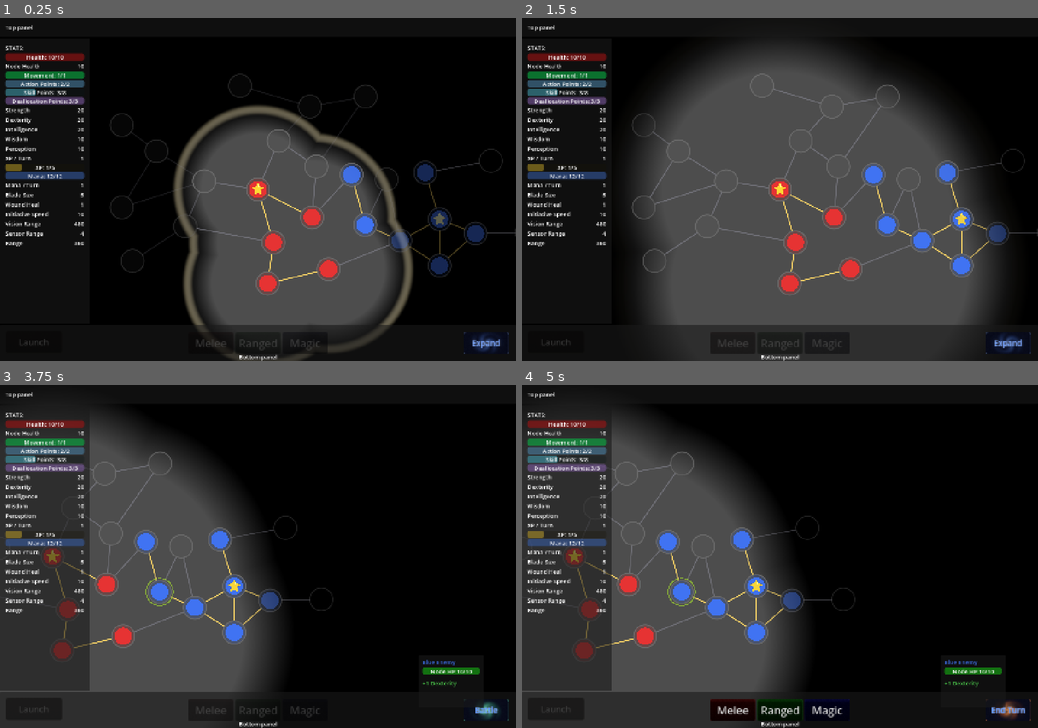
Above: before the commit, frames 1-4 (two rows, left to right).
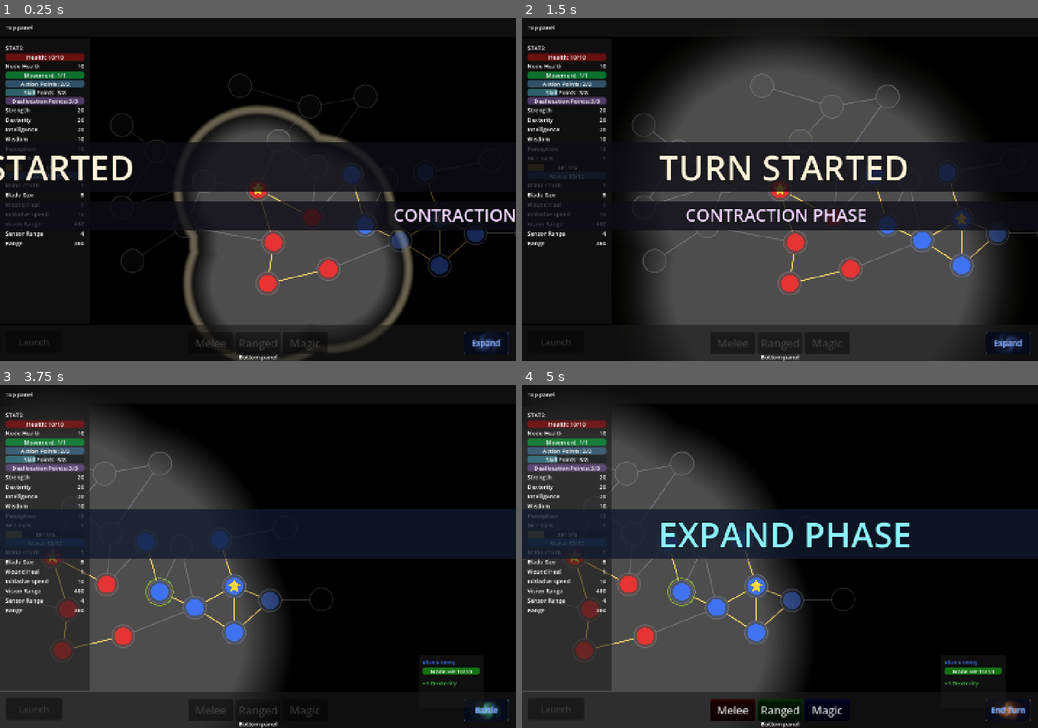
Above: after the commit, the same moments.

Repository: Koaieus/skill-tree-of-life
Game: Godot game, scene res://scenes/dev_sandbox.tscn
Two runs of this game, one before a commit and one after it. Both use one fixed random seed, a clock stepped at 60 frames per second and the inputs below.
Inputs (mouse positions are in pixels of both pictures, inside the frame that each line leads up to):
- Up to frame 1 (0.25 s): no input
- Up to frame 2 (1.5 s): tap Enter at 0.5 s; drag from (780, 189) to (831, 107) at 0.52 s; drag from (800, 141) to (831, 216) at 1.27 s
- Up to frame 3 (3.75 s): hold Right (ui_right) 2.03-2.75 s; tap Ctrl at 2.1 s; click (309, 583) at 2.17 s; drag from (72, 607) to (5, 549) at 2.77 s; click "Expand" at 3.5 s
- Up to frame 4 (5 s): click "Battle" at 4.25 s

The runs differ from the first frame. In frame 1, 10% of the frame differs, in the area x 0-100%, y 36-62%; in frame 2, 15%, in the area x 0-94%, y 36-62%; in frame 3, 12%; in frame 4, 12%.

Commit message:
feat(ui): animated banner system for turn / phase / level-up
BannerLayer + Banner scenes drive a FIFO queue of announcer cards: a
full-width backdrop opens vertically from the band midline (old-TV
turn-on), text slides across over the top, then the backdrop collapses.
Main band slides L→R, sub mirrors R→L. Player-only — AI turns animate
silently.

UIRoot translates TurnManager / Entity signals into BannerRequests
(TURN STARTED / CONTRACTION PHASE folded into one banner since CONTRACT
only ever appears at turn start). Same pass: cancel any active attack
plan on player turn end and gate the end-turn button on
current_entity == player.

Banner + BannerLayer are @tool scenes with inspector Preview buttons so
styling can be tweaked with live visual feedback in the editor.

Co-Authored-By: Claude Opus 4.7 <noreply@anthropic.com>

Diff:
--- /dev/null
+++ b/ui/banner_layer/banner.gd
@@ -0,0 +1,175 @@
+@tool
+class_name Banner
+extends Control
+
+## A single animated banner band — full-viewport-width Control with two
+## independent moving parts:
+##   * a backdrop ([code]$Bg[/code]) that spans the full screen width and
+##     animates vertically (expands from the band's horizontal midline up +
+##     down on intro, collapses back the same way on outro — old-TV-turn-on
+##     feel);
+##   * a text label ([code]$Label[/code]) that slides horizontally on top
+##     (main: L → drift → R; sub mirrors).
+##
+## The widget is purely view: it doesn't know about events, queues, or
+## styles beyond translating text + style into a tween. The owner
+## ([BannerLayer]) feeds it [BannerRequest]s and listens for
+## [signal finished].
+##
+## [b]@tool[/b] — the [Banner] scene runs in the editor so designers can
+## tweak layout / styling with live visual feedback. Hit the
+## [code]Preview[/code] inspector button to play a one-shot animation
+## against the current scene.
+
+signal finished
+
+const BG_OPEN_TIME: float = 0.22
+const BG_CLOSE_TIME: float = 0.22
+const SLIDE_IN_TIME: float = 0.30
+const HOLD_TIME: float = 1.20
+const SLIDE_OUT_TIME: float = 0.30
+const DRIFT_OFFSET: float = 60.0  # px past center on entry side, drifts back to 0
+
+## Mirrors animation direction (R → L instead of L → R) and selects the
+## sub-band font/height. Set on the scene instance, not at runtime.
+@export var is_sub: bool = false
+@export var main_font_size: int = 96
+@export var sub_font_size: int = 48
+@export var main_height: int = 140
+@export var sub_height: int = 80
+
+## Inspector button: plays a one-shot preview animation in the editor.
+@export_tool_button("Preview") var _preview_button: Callable = _preview
+
+@onready var _bg: Panel = $Bg
+@onready var _label: Label = $Label
+
+var _tween: Tween
+
+
+func _ready() -> void:
+	mouse_filter = Control.MOUSE_FILTER_IGNORE
+	custom_minimum_size = Vector2(0, _band_height())
+	_apply_font_size()
+	_collapse_bg()
+	_bg.visible = false
+	_label.visible = false
+
+
+func play(text: String, style: BannerRequest.Style) -> void:
+	if not is_node_ready():
+		await ready
+	if _tween and _tween.is_valid():
+		_tween.kill()
+	_label.text = text
+	_apply_style(style)
+	_size_label()
+
+	var w := size.x
+	var entry_x := -_label.size.x if not is_sub else w
+	var exit_x := w if not is_sub else -_label.size.x
+	var hold_x := (w - _label.size.x) * 0.5 + (DRIFT_OFFSET if not is_sub else -DRIFT_OFFSET)
+	var drift_x := (w - _label.size.x) * 0.5
+
+	_collapse_bg()
+	_bg.visible = true
+	_label.position.x = entry_x
+	_label.visible = true
+
+	_tween = create_tween()
+	# Phase 1: bg opens from 0 to full height (no text yet — clean reveal).
+	_tween.tween_method(_set_bg_open, 0.0, 1.0, BG_OPEN_TIME).set_trans(Tween.TRANS_QUART).set_ease(Tween.EASE_OUT)
+	# Phase 2-4: text slides in, drifts, slides out (bg stays open).
+	_tween.tween_property(_label, "position:x", hold_x, SLIDE_IN_TIME).set_trans(Tween.TRANS_QUART).set_ease(Tween.EASE_OUT)
+	_tween.tween_property(_label, "position:x", drift_x, HOLD_TIME).set_trans(Tween.TRANS_LINEAR)
+	_tween.tween_property(_label, "position:x", exit_x, SLIDE_OUT_TIME).set_trans(Tween.TRANS_QUART).set_ease(Tween.EASE_IN)
+	# Phase 5: text is gone — bg collapses back to a line, then hides.
+	_tween.tween_callback(func() -> void: _label.visible = false)
+	_tween.tween_method(_set_bg_open, 1.0, 0.0, BG_CLOSE_TIME).set_trans(Tween.TRANS_QUART).set_ease(Tween.EASE_IN)
+	_tween.tween_callback(_on_done)
+
+
+## Editor preview entry point — wired to the inspector tool button. Plays a
+## representative banner so designers see live changes (font, color, timing).
+func _preview() -> void:
+	var sample := "SUB SAMPLE" if is_sub else "MAIN SAMPLE"
+	play(sample, BannerRequest.Style.DEFAULT)
+
+
+func _band_height() -> int:
+	return sub_height if is_sub else main_height
+
+
+func _apply_font_size() -> void:
+	_label.add_theme_font_size_override(
+			"font_size", sub_font_size if is_sub else main_font_size)
+
+
+## Size the label to fit its text within the band height. The label is
+## positioned manually (slide animation), so this is just its bounding box.
+func _size_label() -> void:
+	var font := _label.get_theme_default_font()
+	if font == null:
+		font = ThemeDB.fallback_font
+	var fs := sub_font_size if is_sub else main_font_size
+	var text_w := font.get_string_size(_label.text, HORIZONTAL_ALIGNMENT_CENTER, -1, fs).x
+	var h := _band_height()
+	# Pad horizontally so the slide-in/out distance reads as the text moving
+	# past, rather than getting clipped at the band edge.
+	_label.size = Vector2(text_w + 40.0, h)
+	_label.position.y = 0.0
+
+
+## Drive both offset_top and offset_bottom symmetrically from t∈[0,1].
+## At t=0 the bg is a zero-height line on the midline; at t=1 it fills
+## the band vertically.
+func _set_bg_open(t: float) -> void:
+	var h := float(_band_height())
+	_bg.offset_top = -h * 0.5 * t
+	_bg.offset_bottom = h * 0.5 * t
+
+
+func _collapse_bg() -> void:
+	_bg.offset_top = 0.0
+	_bg.offset_bottom = 0.0
+
+
+func _apply_style(style: BannerRequest.Style) -> void:
+	var bg_color: Color
+	var text_color: Color
+	match style:
+		BannerRequest.Style.PHASE:
+			bg_color = Color(0.06, 0.10, 0.18, 0.78)
+			text_color = Color(0.55, 0.95, 1.0)
+		BannerRequest.Style.LEVEL_UP:
+			bg_color = Color(0.20, 0.14, 0.04, 0.82)
+			text_color = Color(1.0, 0.85, 0.30)
+		BannerRequest.Style.KILL:
+			bg_color = Color(0.18, 0.04, 0.04, 0.82)
+			text_color = Color(1.0, 0.45, 0.35)
+		BannerRequest.Style.DEATH:
+			bg_color = Color(0.04, 0.02, 0.02, 0.92)
+			text_color = Color(0.75, 0.20, 0.20)
+		_:
+			bg_color = Color(0.05, 0.05, 0.08, 0.78)
+			text_color = Color(0.95, 0.85, 1.0) if is_sub else Color(1.0, 0.95, 0.85)
+
+	# Full-bleed bar: no rounded corners (they'd hit the viewport edges and
+	# look weird); no content margins (the Label is a sibling, not a child).
+	var sb := StyleBoxFlat.new()
+	sb.bg_color = bg_color
+	_bg.add_theme_stylebox_override("panel", sb)
+	_label.add_theme_color_override("font_color", text_color)
+	_label.add_theme_constant_override("outline_size", 8)
+	_label.add_theme_color_override("font_outline_color", Color(0, 0, 0, 0.9))
+	_label.horizontal_alignment = HORIZONTAL_ALIGNMENT_CENTER
+	_label.vertical_alignment = VERTICAL_ALIGNMENT_CENTER
+
+
+func _on_done() -> void:
+	_bg.visible = false
+	finished.emit()
+
+
+func is_animating() -> bool:
+	return _tween != null and _tween.is_valid() and _tween.is_running()
--- /dev/null
+++ b/ui/banner_layer/banner.tscn
@@ -0,0 +1,21 @@
+[gd_scene load_steps=2 format=3]
+
+[ext_resource type="Script" path="res://ui/banner_layer/banner.gd" id="1_banner"]
+
+[node name="Banner" type="Control"]
+anchor_right = 1.0
+anchor_bottom = 1.0
+mouse_filter = 2
+script = ExtResource("1_banner")
+
+[node name="Bg" type="Panel" parent="."]
+anchor_left = 0.0
+anchor_top = 0.5
+anchor_right = 1.0
+anchor_bottom = 0.5
+mouse_filter = 2
+
+[node name="Label" type="Label" parent="."]
+mouse_filter = 2
+horizontal_alignment = 1
+vertical_alignment = 1
--- /dev/null
+++ b/ui/banner_layer/banner_layer.gd
@@ -0,0 +1,96 @@
+@tool
+class_name BannerLayer
+extends CanvasLayer
+
+## Full-viewport announcer that plays animated [Banner]s back-to-back from a
+## FIFO queue. The scene houses one main band and one sub band ([code]%MainBanner[/code]
+## / [code]%SubBanner[/code]); a single [BannerRequest] drives both in parallel
+## (atomic display, e.g. "TURN STARTED / CONTRACTION PHASE").
+##
+## Public API ([method enqueue] / [method enqueue_now] / [method clear])
+## is the only contract — call sites build a [BannerRequest] and submit it.
+## Routing (which signal becomes which request) lives in [BannerDirector],
+## not here.
+
+@onready var _main: Banner = %MainBanner
+@onready var _sub: Banner = %SubBanner
+
+## Inspector button: queue a sample TURN STARTED / CONTRACTION PHASE for
+## live preview in the editor.
+@export_tool_button("Preview") var _preview_button: Callable = _preview
+
+var _queue: Array[BannerRequest] = []
+var _current: BannerRequest = null
+var _main_done: bool = true
+var _sub_done: bool = true
+
+
+func _ready() -> void:
+	_main.finished.connect(_on_main_finished)
+	_sub.finished.connect(_on_sub_finished)
+
+
+## Standard FIFO: append to the queue; if idle, kick off immediately.
+func enqueue(req: BannerRequest) -> void:
+	if req == null:
+		return
+	_queue.append(req)
+	_pump()
+
+
+## Preempt: drop pending queue, interrupt the running banner (if any),
+## and play [param req] immediately. Use for high-priority events that
+## shouldn't wait behind backlog.
+func enqueue_now(req: BannerRequest) -> void:
+	if req == null:
+		return
+	_queue.clear()
+	_queue.append(req)
+	_main_done = true
+	_sub_done = true
+	_current = null
+	_pump()
+
+
+## Drain pending queue without interrupting the currently playing banner.
+func clear() -> void:
+	_queue.clear()
+
+
+func _preview() -> void:
+	enqueue_now(BannerRequest.make(
+			"TURN STARTED", "CONTRACTION PHASE", BannerRequest.Style.DEFAULT))
+
+
+func _pump() -> void:
+	if _current != null:
+		return
+	if _queue.is_empty():
+		return
+	_current = _queue.pop_front()
+	_main_done = _current.main_text.is_empty()
+	_sub_done = _current.sub_text.is_empty()
+	if not _main_done:
+		_main.play(_current.main_text, _current.style)
+	if not _sub_done:
+		_sub.play(_current.sub_text, _current.style)
+	if _main_done and _sub_done:
+		# Both empty — nothing to play; advance.
+		_current = null
+		_pump()
+
+
+func _on_main_finished() -> void:
+	_main_done = true
+	_maybe_advance()
+
+
+func _on_sub_finished() -> void:
+	_sub_done = true
+	_maybe_advance()
+
+
+func _maybe_advance() -> void:
+	if _main_done and _sub_done:
+		_current = null
+		_pump()
--- /dev/null
+++ b/ui/banner_layer/banner_layer.tscn
@@ -0,0 +1,33 @@
+[gd_scene load_steps=3 format=3]
+
+[ext_resource type="Script" path="res://ui/banner_layer/banner_layer.gd" id="1_layer"]
+[ext_resource type="PackedScene" path="res://ui/banner_layer/banner.tscn" id="2_banner"]
+
+[node name="BannerLayer" type="CanvasLayer"]
+layer = 100
+script = ExtResource("1_layer")
+
+[node name="Root" type="Control" parent="."]
+anchor_right = 1.0
+anchor_bottom = 1.0
+mouse_filter = 2
+
+[node name="MainBanner" parent="Root" instance=ExtResource("2_banner")]
+unique_name_in_owner = true
+anchor_left = 0.0
+anchor_right = 1.0
+anchor_top = 0.5
+anchor_bottom = 0.5
+offset_top = -132.0
+offset_bottom = 8.0
+is_sub = false
+
+[node name="SubBanner" parent="Root" instance=ExtResource("2_banner")]
+unique_name_in_owner = true
+anchor_left = 0.0
+anchor_right = 1.0
+anchor_top = 0.5
+anchor_bottom = 0.5
+offset_top = 32.0
+offset_bottom = 112.0
+is_sub = true
--- /dev/null
+++ b/ui/banner_layer/banner_request.gd
@@ -0,0 +1,29 @@
+class_name BannerRequest
+extends RefCounted
+
+## A single banner display request — what to show on the main line, what to
+## show on the sub line (optional), and what visual style to apply. Submit
+## via [method BannerLayer.enqueue] or [method BannerLayer.enqueue_now].
+##
+## Styles are intentionally semantic, not visual ("LEVEL_UP" vs. "gold-tinted")
+## so the look can evolve without touching call sites.
+
+enum Style {
+	DEFAULT,
+	PHASE,
+	LEVEL_UP,
+	KILL,
+	DEATH,
+}
+
+var main_text: String = ""
+var sub_text: String = ""
+var style: Style = Style.DEFAULT
+
+
+static func make(main: String, sub: String = "", s: Style = Style.DEFAULT) -> BannerRequest:
+	var r := BannerRequest.new()
+	r.main_text = main
+	r.sub_text = sub
+	r.style = s
+	return r
--- a/ui/ui_root.gd
+++ b/ui/ui_root.gd
@@ -11,6 +11,7 @@
 @onready var attack_mode_bar: AttackModeBar = %AttackModeBar
 @onready var launch_attack_button: LaunchAttackButton = %LaunchAttackButton
 @onready var end_turn_button: EndTurnButton = %EndTurnButton
+@onready var banner_layer: BannerLayer = %BannerLayer
 
 var _player: Entity
 var _input_ctl: PlayerInputController
@@ -48,6 +49,26 @@
 	_turn_manager.phase_changed.connect(_on_phase_changed)
 	_on_phase_changed(_turn_manager.current_entity, _turn_manager.current_phase)
 
+	# End-of-turn cleanup: cancel any stale attack plan and disable the
+	# end-turn button until it's the player's turn again. The banner system
+	# now carries the "your turn just ended" feedback role.
+	_turn_manager.turn_started.connect(_on_turn_started)
+	_turn_manager.turn_ended.connect(_on_turn_ended)
+	_refresh_end_turn_button()
+
+	# Banner routing — translate gameplay signals into BannerLayer.enqueue()
+	# calls. Player-only by design: AI turns animate silently. Emit order at
+	# the player's turn start (per TurnManager.start_turn → _on_turn_started
+	# → phase_changed) is:
+	#   turn_started → (XP replenish; may emit leveled_up) → phase_changed(CONTRACT)
+	# We fold CONTRACT into the turn-start banner ("TURN STARTED /
+	# CONTRACTION PHASE") via _on_turn_started below, and skip the standalone
+	# CONTRACT phase banner in _on_phase_changed.
+	# TODO: KILL / YOU DIED banners — needs an entity-death signal that
+	# doesn't exist yet (no is_dead / died emit anywhere). Wire here once
+	# BattleSystem (or Entity) gains one.
+	_player.leveled_up.connect(_on_player_leveled_up)
+
 
 func _on_attack_plan_changed(plan: AttackPlan) -> void:
 	var mode := plan.mode if plan else BattleSystem.AttackMode.NONE
@@ -63,12 +84,48 @@
 	launch_attack_button.set_enabled(plan != null and plan.is_valid())
 
 
-func _on_phase_changed(_e: Entity, phase: TurnManager.Phase) -> void:
+func _on_phase_changed(entity: Entity, phase: TurnManager.Phase) -> void:
 	end_turn_button.phase = float(phase)
 	match phase:
 		TurnManager.Phase.CONTRACT: end_turn_button.text = "Expand"
 		TurnManager.Phase.EXPAND:   end_turn_button.text = "Battle"
 		TurnManager.Phase.BATTLE:   end_turn_button.text = "End Turn"
+	# Banner: only the player gets phase announcements, and CONTRACT is
+	# folded into the turn-start banner so we don't double up.
+	if entity == _player:
+		match phase:
+			TurnManager.Phase.EXPAND:
+				banner_layer.enqueue(BannerRequest.make(
+						"EXPAND PHASE", "", BannerRequest.Style.PHASE))
+			TurnManager.Phase.BATTLE:
+				banner_layer.enqueue(BannerRequest.make(
+						"BATTLE PHASE", "", BannerRequest.Style.PHASE))
+
+
+func _on_turn_started(entity: Entity) -> void:
+	if entity == _player:
+		banner_layer.enqueue(BannerRequest.make(
+				"TURN STARTED", "CONTRACTION PHASE", BannerRequest.Style.DEFAULT))
+	_refresh_end_turn_button()
+
+
+func _on_turn_ended(entity: Entity) -> void:
+	if entity == _player and _battle_system != null:
+		# Stale plan would outlive the turn; cancelling clears the launch
+		# button via attack_plan_changed → _refresh_launch_button.
+		_battle_system.cancel_attack()
+	_refresh_end_turn_button()
+
+
+func _on_player_leveled_up(new_level: int) -> void:
+	banner_layer.enqueue(BannerRequest.make(
+			"LEVEL UP",
+			"+1 Skill Point — Level %d" % new_level,
+			BannerRequest.Style.LEVEL_UP))
+
+
+func _refresh_end_turn_button() -> void:
+	end_turn_button.set_enabled(_turn_manager.current_entity == _player)
 
 
 func _on_end_turn_pressed() -> void:
--- a/ui/ui_root.tscn
+++ b/ui/ui_root.tscn
@@ -7,6 +7,7 @@
 [ext_resource type="Script" uid="uid://co6nsf5jw2yo6" path="res://ui/stat_board_overlay/stat_board_overlay.gd" id="4_f6o6b"]
 [ext_resource type="PackedScene" uid="uid://b5lvy7n8p4qbk" path="res://ui/launch_attack_button/launch_attack_button.tscn" id="5_launch"]
 [ext_resource type="PackedScene" uid="uid://b3prak7x5n2yc" path="res://ui/end_turn_button/end_turn_button.tscn" id="6_endturn"]
+[ext_resource type="PackedScene" path="res://ui/banner_layer/banner_layer.tscn" id="7_banner"]
 
 [node name="UIRoot" type="Control" unique_id=1221477821]
 layout_mode = 3
@@ -220,3 +221,6 @@
 
 [node name="SkillNodeTooltip" parent="." unique_id=1365414747 instance=ExtResource("2_tooltip")]
 layout_mode = 0
+
+[node name="BannerLayer" parent="." instance=ExtResource("7_banner")]
+unique_name_in_owner = true
Not shown, added: ui/banner_layer/banner.gd.uid
Not shown, added: ui/banner_layer/banner_layer.gd.uid
Not shown, added: ui/banner_layer/banner_request.gd.uid
